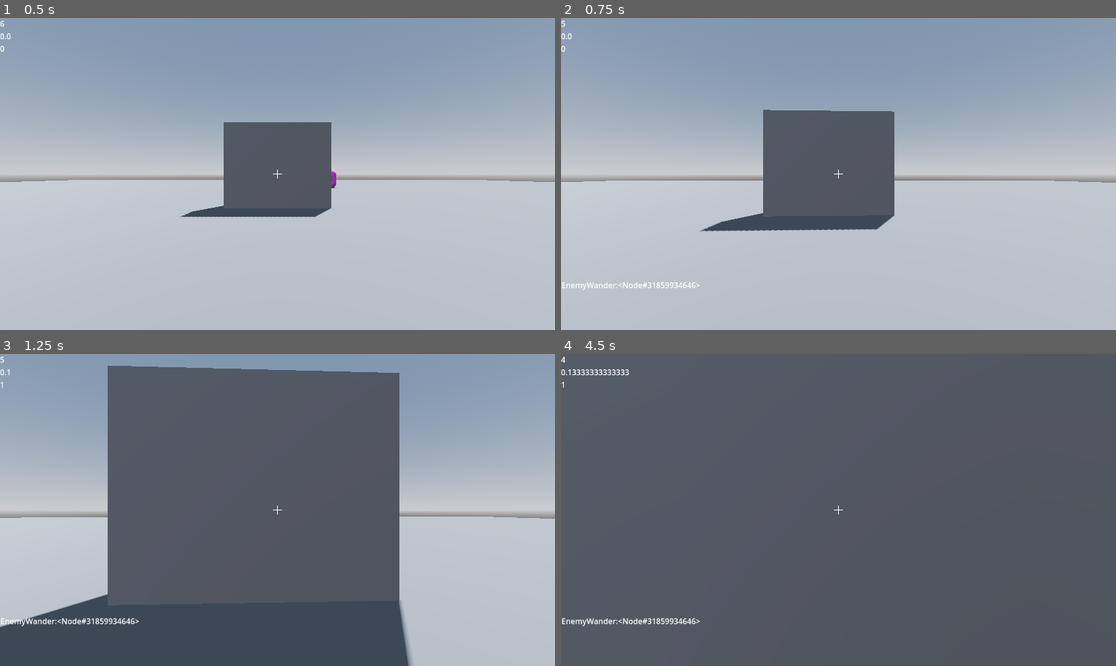
Above: before the commit, frames 1-4 (two rows, left to right).
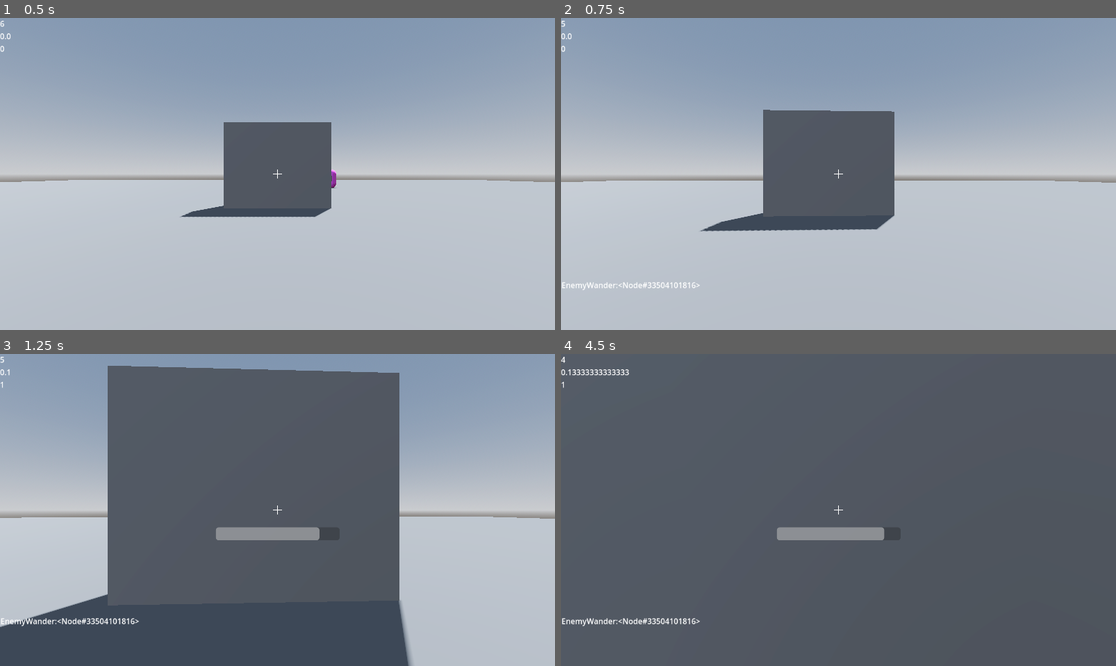
Above: after the commit, the same moments.

Repository: c-dez/playground
Game: Godot game, scene res://scenes/levels/test_level.tscn
Two runs of this game, one before a commit and one after it. Both use one fixed random seed, a clock stepped at 60 frames per second and the inputs below.
Inputs (mouse positions are in pixels of both pictures, inside the frame that each line leads up to):
- Up to frame 1 (0.5 s): no input
- Up to frame 2 (0.75 s): tap Enter at 0.5 s; move the mouse to (866, 174) at 0.52 s; hold W (forward) from 0.53 s (still down); click (866, 174) at 0.6 s
- Up to frame 3 (1.25 s): keep holding W (forward); tap R (r_key) at 0.8 s
- Up to frame 4 (4.5 s): keep holding W (forward); move the mouse to (810, 510) at 1.27 s; tap R (r_key) at 1.35, 3.05, 3.6 s; tap Space (space) at 1.55, 2, 2.1, 3.8 s; move the mouse to (849, 503) at 2.02 s; click (849, 503) at 2.3 s; tap Enter at 2.75 s; move the mouse to (832, 516) at 2.77 s; click (832, 516) at 2.85 s; move the mouse to (877, 513) at 3.52 s; move the mouse to (794, 506) at 4.27 s; right-click (794, 506) at 4.35 s

Frame 1 is identical in both runs. In frame 2, less than 0.1% of the frame differs, in the area x 16-24%, y 84-87%; in frame 3, 0.9%; in frame 4, 0.9%, in the area x 16-59%, y 55-87%.

Commit message:
anadido reload_bar , barra de progresion cuando reload

Diff:
--- a/scenes/player/player.tscn
+++ b/scenes/player/player.tscn
@@ -1,10 +1,11 @@
-[gd_scene load_steps=10 format=3 uid="uid://c4yas41fxgspe"]
+[gd_scene load_steps=11 format=3 uid="uid://c4yas41fxgspe"]
 
 [ext_resource type="Script" uid="uid://7tqgmjjd126m" path="res://scenes/player/player.gd" id="1_8afob"]
 [ext_resource type="Script" uid="uid://wg55cpxvjljq" path="res://scenes/player/camera.gd" id="2_dovo2"]
 [ext_resource type="Resource" uid="uid://dqxje8dl7krao" path="res://resources/player_stats.tres" id="2_p47bc"]
 [ext_resource type="Script" uid="uid://bfdcs8j8pu05q" path="res://scenes/player/control.gd" id="3_gmlin"]
 [ext_resource type="Script" uid="uid://yowwp0hkig27" path="res://scenes/player/shooting_manager.gd" id="5_p47bc"]
+[ext_resource type="Script" uid="uid://dlm7mtj3725on" path="res://scenes/player/reload_bar.gd" id="6_75vfm"]
 
 [sub_resource type="CapsuleShape3D" id="CapsuleShape3D_x7p2l"]
 
@@ -44,6 +45,22 @@
 script = ExtResource("3_gmlin")
 metadata/_edit_lock_ = true
 
+[node name="ProgressBar" type="ProgressBar" parent="HUD" node_paths=PackedStringArray("shooting_manager")]
+anchors_preset = 8
+anchor_left = 0.5
+anchor_top = 0.5
+anchor_right = 0.5
+anchor_bottom = 0.5
+offset_left = -128.5
+offset_top = 35.5
+offset_right = 128.5
+offset_bottom = 62.5
+grow_horizontal = 2
+grow_vertical = 2
+show_percentage = false
+script = ExtResource("6_75vfm")
+shooting_manager = NodePath("../../ShootingManager")
+
 [node name="PlayerCamera" type="Camera3D" parent="."]
 transform = Transform3D(1, 0, 0, 0, 1, 0, 0, 0, 1, 0, 0.49333978, 0)
 script = ExtResource("2_dovo2")
@@ -54,12 +71,3 @@
 
 [node name="ShootingRayCast" type="RayCast3D" parent="ShootingManager"]
 target_position = Vector3(0, 0, -20)
-
-[node name="TextureProgressBar" type="TextureProgressBar" parent="ShootingManager"]
-anchors_preset = -1
-anchor_left = 0.5
-anchor_top = 0.5
-anchor_right = 0.5
-anchor_bottom = 0.5
-grow_horizontal = 2
-grow_vertical = 2
--- /dev/null
+++ b/scenes/player/reload_bar.gd
@@ -0,0 +1,39 @@
+extends ProgressBar
+
+
+@export var shooting_manager: ShootingManager
+var reload_time: float = 0.0
+var elapsed_time: float = 0.0
+var running: bool = false
+
+
+func _ready() -> void:
+	shooting_manager.connect('start_reloading', on_start_reloading)
+	visible = false
+
+
+func _physics_process(delta: float) -> void:
+	visible = running
+	if running:
+		start(delta)
+
+
+func on_start_reloading(reloading_time: float) -> void:
+	running = true
+	reload_time = reloading_time
+	elapsed_time = 0.0
+
+
+func start(delta: float) -> void:
+	elapsed_time += delta
+	var percent := (elapsed_time / reload_time) * 100.0
+	percent = clamp(percent, 0.0, 100.0)
+
+	value = percent
+
+	if elapsed_time >= reload_time:
+		finish()
+
+
+func finish() -> void:
+	running = false
--- a/scenes/player/shooting_manager.gd
+++ b/scenes/player/shooting_manager.gd
@@ -27,6 +27,8 @@
 ##
 
 var label: Label
+#signals
+signal start_reloading(reloading_time: float)
 
 signal hit_confirm()
 
@@ -71,13 +73,13 @@
 				target_collision_point = Vector3.ZERO
 
 
-
-
 func reload_gun() -> void:
 	if bullets == max_bullets:
 		return
 	else:
-		reload_timer.start((max_bullets - bullets) * reload_time)
+		var reload_max_time = (max_bullets - bullets) * reload_time
+		reload_timer.start(reload_max_time)
+		start_reloading.emit(reload_max_time)
 
 		if reload_timer.time_left:
 			revolver_current_state = revolver_states.reloading
Not shown, added: scenes/player/reload_bar.gd.uid
